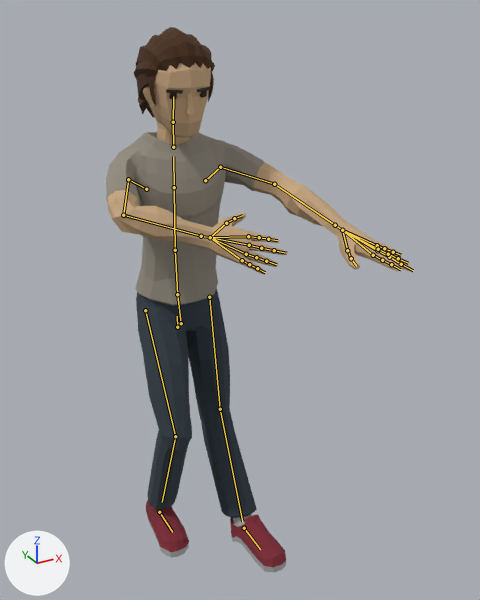
An edit to the glTF model app/src/main/assets/characters/Casual2.gltf, drawn before and after from the same camera.
Both versions are drawn from a 50 mm camera at (-0.828, -1.99, 1.808) aimed at (0.159, -0.195, 0.91). Every picture has the same lights, and +X, +Y and +Z are marked at lower left. The older version comes first. Both versions are drawn at frame 1 of the action 'Throw_FH'; the numbers are the values there. The bones that change, and the others that lie on the model, are drawn over the model as lines.

The first picture shows 'Casual2_Body', 'Casual2_Feet', 'Casual2_Head', 'Casual2_Legs'.
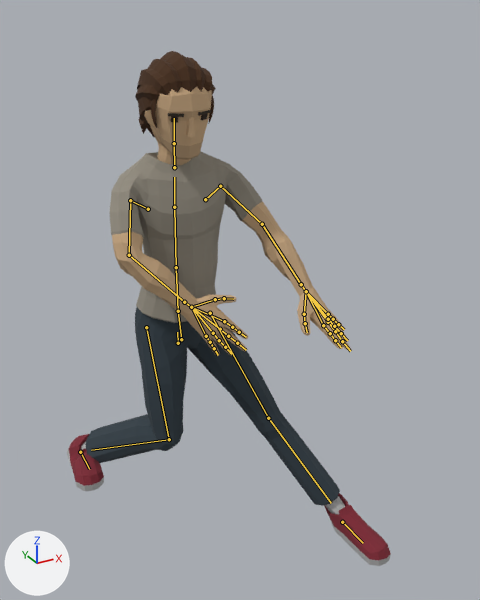
What differs and where, as boxes [x1, y1, x2, y2] in the pictures (480 x 600 px):
```json
{"object": "Casual2_Body", "change": "posed", "before": [106, 132, 413, 306], "after": [110, 151, 351, 356], "on screen": "21% narrower, 18% taller"}
{"object": "Casual2_Legs", "change": "posed", "before": [136, 287, 257, 518], "after": [85, 307, 340, 506], "on screen": "110% wider, 14% shorter"}
{"object": "Casual2_Head", "change": "posed", "before": [134, 27, 215, 145], "after": [135, 51, 216, 165]}
{"object": "Casual2_Feet", "change": "posed", "before": [146, 500, 286, 573], "after": [67, 434, 391, 566]}
{"bone": "Body", "before": "(177, 327) to (177, 316)", "after": "(178, 343) to (177, 332)"}
{"bone": "Hips", "before": "(181, 323) to (177, 294)", "after": "(181, 339) to (178, 311)"}
{"bone": "UpperArm.L", "before": "(220, 167) to (274, 184)", "after": "(220, 186) to (262, 224)"}
{"bone": "LowerArm.L", "before": "(274, 184) to (335, 225)", "after": "(262, 224) to (301, 284)"}
{"bone": "UpperArm.R", "before": "(128, 179) to (123, 215)", "after": "(130, 200) to (129, 255)"}
{"bone": "LowerArm.R", "before": "(123, 215) to (201, 236)", "after": "(129, 255) to (184, 302)"}
{"bone": "Wrist.R", "before": "(201, 236) to (210, 237)", "after": "(184, 302) to (191, 307)"}
{"bone": "UpperLeg.L", "before": "(209, 297) to (220, 409)", "after": "(210, 313) to (268, 418)"}
{"bone": "LowerLeg.L", "before": "(220, 409) to (242, 521)", "after": "(268, 418) to (331, 503)"}
{"bone": "UpperLeg.R", "before": "(145, 310) to (175, 436)", "after": "(146, 327) to (169, 439)"}
{"bone": "LowerLeg.R", "before": "(175, 436) to (162, 502)", "after": "(169, 439) to (91, 450)"}
{"bone": "Foot.L", "before": "(244, 528) to (260, 549)", "after": "(342, 522) to (363, 543)"}
{"bone": "Foot.R", "before": "(159, 512) to (172, 532)", "after": "(80, 452) to (89, 469)"}
```

Scene script edits in JSON lines:
```json
{"block": "bone_body", "where": "bone_body = bpy.data.objects['CharacterArmature'].pose.bones['Body']  # child of 'Root'"}
{"op": "set", "path": "bone_body.location", "old": "(0.0, -0.093, 0.0)", "new": "(0.0, -0.155, 0.0)"}
{"block": "bone_hips", "where": "bone_hips = bpy.data.objects['CharacterArmature'].pose.bones['Hips']  # child of 'Body'"}
{"op": "set", "path": "bone_hips.rotation_quaternion", "old": "(0.994, 0.0, 0.064, 0.009)", "new": "(0.993, 0.0, 0.078, 0.011)", "note": "degrees (0, 7, 1) -> degrees (0, 9, 1)"}
{"block": "bone_upperarm_l", "where": "bone_upperarm_l = bpy.data.objects['CharacterArmature'].pose.bones['UpperArm.L']  # child of 'Shoulder.L'"}
{"op": "set", "path": "bone_upperarm_l.rotation_quaternion", "old": "(0.921, -0.105, -0.028, -0.359)", "new": "(0.87, -0.305, 0.055, -0.365)", "note": "degrees (-10, -7, -42) -> degrees (-36, -7, -43)"}
{"block": "bone_lowerarm_l", "where": "bone_lowerarm_l = bpy.data.objects['CharacterArmature'].pose.bones['LowerArm.L']  # child of 'UpperArm.L'"}
{"op": "set", "path": "bone_lowerarm_l.rotation_quaternion", "old": "(0.993, -0.109, -0.002, -0.036)", "new": "(0.994, -0.111, 0.001, -0.002)", "note": "degrees (-13, -1, -4) -> degrees (-13, 0, 0)"}
{"block": "bone_upperarm_r", "where": "bone_upperarm_r = bpy.data.objects['CharacterArmature'].pose.bones['UpperArm.R']  # child of 'Shoulder.R'"}
{"op": "set", "path": "bone_upperarm_r.rotation_quaternion", "old": "(0.816, -0.173, 0.071, 0.536)", "new": "(0.796, -0.348, -0.074, 0.48)", "note": "degrees (-13, 18, 65) -> degrees (-40, 13, 58)"}
{"block": "bone_lowerarm_r", "where": "bone_lowerarm_r = bpy.data.objects['CharacterArmature'].pose.bones['LowerArm.R']  # child of 'UpperArm.R'"}
{"op": "set", "path": "bone_lowerarm_r.rotation_quaternion", "old": "(0.716, -0.482, 0.05, 0.499)", "new": "(0.859, -0.438, 0.019, 0.236)", "note": "degrees (-51, 34, 53) -> degrees (-51, 14, 24)"}
{"block": "bone_wrist_r", "where": "bone_wrist_r = bpy.data.objects['CharacterArmature'].pose.bones['Wrist.R']  # child of 'LowerArm.R'"}
{"op": "set", "path": "bone_wrist_r.rotation_quaternion", "old": "(0.997, 0.01, 0.0, 0.078)", "new": "(0.997, -0.013, -0.001, 0.082)", "note": "degrees (1, 0, 9) -> degrees (-1, 0, 9)"}
{"block": "bone_upperleg_l", "where": "bone_upperleg_l = bpy.data.objects['CharacterArmature'].pose.bones['UpperLeg.L']  # child of 'Body'"}
{"op": "set", "path": "bone_upperleg_l.rotation_quaternion", "old": "(0.993, 0.0, 0.0, 0.03)", "new": "(0.937, -0.183, 0.195, 0.182)", "note": "degrees (0, 0, 3) -> degrees (-18, 26, 18)"}
{"block": "bone_lowerleg_l", "where": "bone_lowerleg_l = bpy.data.objects['CharacterArmature'].pose.bones['LowerLeg.L']  # child of 'UpperLeg.L'"}
{"op": "set", "path": "bone_lowerleg_l.rotation_quaternion", "old": "(0.931, -0.187, 0.0, 0.0)", "new": "(0.974, 0.038, 0.086, -0.046)", "note": "degrees (-23, 0, 0) -> degrees (4, 10, -5)"}
{"block": "bone_upperleg_r", "where": "bone_upperleg_r = bpy.data.objects['CharacterArmature'].pose.bones['UpperLeg.R']  # child of 'Body'"}
{"op": "set", "path": "bone_upperleg_r.rotation_quaternion", "old": "(0.978, 0.0, 0.0, -0.207)", "new": "(0.99, 0.031, -0.111, -0.04)", "note": "degrees (0, 0, -24) -> degrees (4, -13, -5)"}
{"block": "bone_lowerleg_r", "where": "bone_lowerleg_r = bpy.data.objects['CharacterArmature'].pose.bones['LowerLeg.R']  # child of 'UpperLeg.R'"}
{"op": "set", "path": "bone_lowerleg_r.rotation_quaternion", "old": "(0.928, 0.371, 0.0, 0.0)", "new": "(0.83, 0.528, -0.063, 0.128)", "note": "degrees (44, 0, 0) -> degrees (64, -14, 9)"}
{"block": "bone_foot_l", "where": "bone_foot_l = bpy.data.objects['CharacterArmature'].pose.bones['Foot.L']  # child of 'Root'"}
{"op": "set", "path": "bone_foot_l.location", "old": "(0.0, 0.235, -0.002)", "new": "(0.341, 0.387, -0.001)"}
{"block": "bone_foot_r", "where": "bone_foot_r = bpy.data.objects['CharacterArmature'].pose.bones['Foot.R']  # child of 'Root'"}
{"op": "set", "path": "bone_foot_r.location", "old": "(0.0, 0.0, 0.0)", "new": "(-0.205, -0.313, -0.152)"}
```
